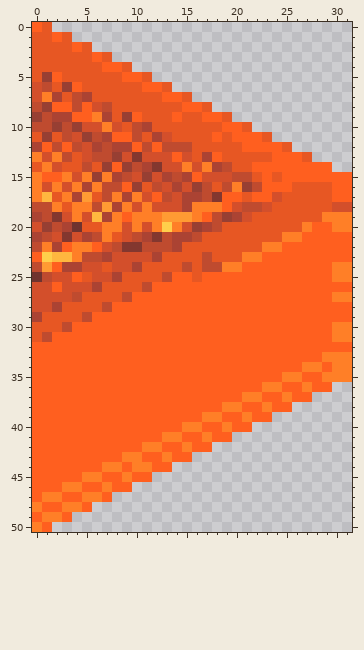
File history of a pixel-art sprite, objects/asia/fidwell.scenery_large.bamborf3/images/05.png. Above, as it was before the edit.
The file is 32x51 pixels.
New version:
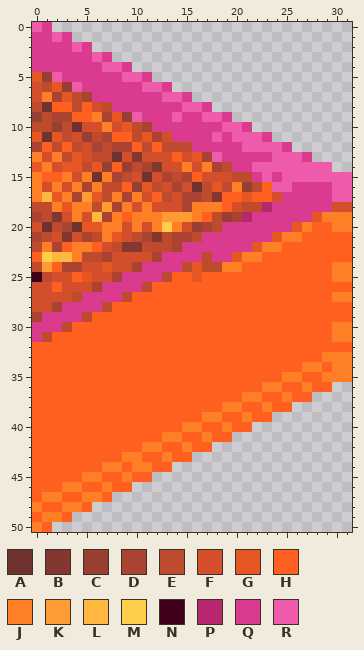
Palette (. is transparent): A #6f332f  B #83372f  C #973f33  D #ab4333  E #bf4b2f  F #d34f2b  G #e75723  H #ff5f1f  J #ff7f27  K #ff9b33  L #ffb73f  M #ffcf4b  N #3f001b  P #b7276f  Q #db3b8f  R #ef5bab
From old to new:
{"y":0,"x":0,"old":"HG","new":"RQ"}
{"y":1,"x":0,"old":"GGHG","new":"QQRQ"}
{"y":2,"x":0,"old":"GGGGHG","new":"QQQQRQ"}
{"y":3,"x":0,"old":"GGGGGGHG","new":"QQQQQQRQ"}
{"y":4,"x":0,"old":"GGGGGGGHHG","new":"QQQQQQQRRQ"}
{"y":5,"x":2,"old":"HGGGGGGHHG","new":"RQQQQQQRRQ"}
{"y":6,"x":4,"old":"HGGGGGGHHG","new":"RQQQQQQRRQ"}
{"y":7,"x":6,"old":"GGGGGGGHHG","new":"QQQQQQQRRQ"}
{"y":8,"x":1,"old":"C","new":"A"}
{"y":8,"x":8,"old":"GGGGGGGHHG","new":"QQQQQQQRRQ"}
{"y":9,"x":10,"old":"HGGGHGGHHG","new":"RQQQRQQRRQ"}
{"y":10,"x":4,"old":"C","new":"A"}
{"y":10,"x":12,"old":"GGGGGGGHHG","new":"QQQQQQQRRQ"}
{"y":11,"x":1,"old":"C","new":"A"}
{"y":11,"x":14,"old":"GGGGHGHHHG","new":"QQQQRQRRRQ"}
{"y":12,"x":16,"old":"GGGGGHHHHG","new":"QQQQQRRRRQ"}
{"y":13,"x":8,"old":"C","new":"A"}
{"y":13,"x":18,"old":"HGGGGGHHHG","new":"RQQQQQRRRQ"}
{"y":14,"x":20,"old":"GGHHHHHHHH","new":"QQRRRRRRRR"}
{"y":15,"x":6,"old":"C","new":"A"}
{"y":15,"x":11,"old":"C","new":"A"}
{"y":15,"x":22,"old":"GHGHHHHHHH","new":"QRQRRRRRRR"}
{"y":16,"x":16,"old":"C","new":"A"}
{"y":16,"x":24,"old":"HHGGGGHH","new":"RRQQQQRR"}
{"y":17,"x":25,"old":"GGGGGHH","new":"QQQQQRR"}
{"y":18,"x":23,"old":"FGGGGGG","new":"PQQQQQQ"}
{"y":19,"x":21,"old":"FGGGGGG","new":"PQQQQQQ"}
{"y":20,"x":1,"old":"C","new":"A"}
{"y":20,"x":19,"old":"GGGGGGG","new":"QQQQQQQ"}
{"y":21,"x":17,"old":"GGGGGGG","new":"QQQQQQQ"}
{"y":22,"x":15,"old":"GGGGGGG","new":"QQQQQQQ"}
{"y":23,"x":13,"old":"GGGG","new":"QQQQ"}
{"y":23,"x":18,"old":"GG","new":"QQ"}
{"y":24,"x":11,"old":"GGGG","new":"QQQQ"}
{"y":25,"x":0,"old":"A","new":"N"}
{"y":25,"x":9,"old":"GGGG","new":"QQQQ"}
{"y":26,"x":7,"old":"GGGG","new":"QQQQ"}
{"y":27,"x":5,"old":"GGGG","new":"QQQQ"}
{"y":28,"x":3,"old":"GGGG","new":"QQQQ"}
{"y":29,"x":1,"old":"GGGG","new":"QQQQ"}
{"y":30,"x":0,"old":"GGG","new":"QQQ"}
{"y":31,"x":0,"old":"G","new":"Q"}
{"label":"changed","picture_box":[32,22,352,342]}
